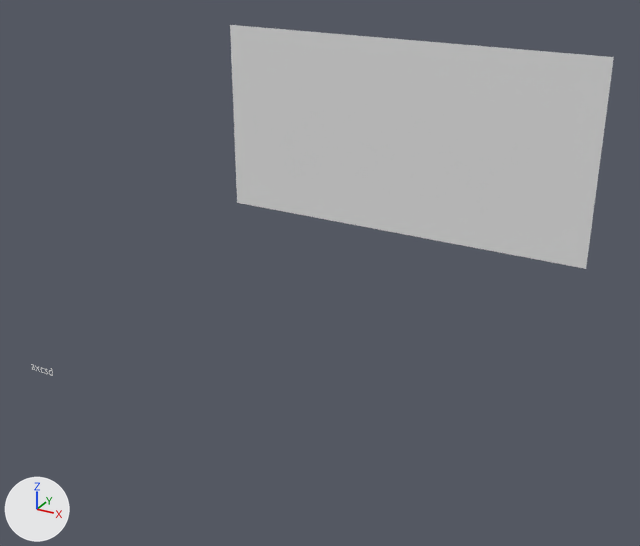
What one commit did to the Blender file AddonPractice4.5.blend.
The view is the same before and after, from a camera (50 mm lens) standing at (4.57, -4.03, 3.09) and looking at (2.25, 0.17, 0.99). Every picture has the same lights, and +X, +Y and +Z are marked at lower left. The same objects are shown in both versions, whatever each file hides.

Objects in the first picture: 'Mouths Control Board Plane'.
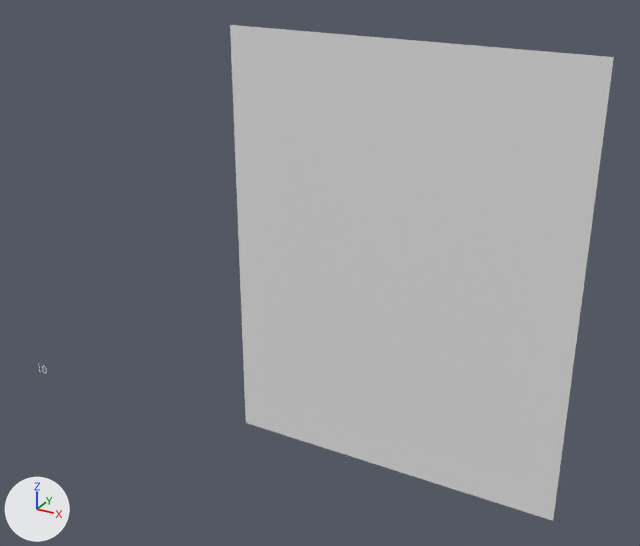
Edits to the bpy script that builds the scene:
```text
Change me_plane_001:
    where me_plane_001.from_pydata(...)  # 4 vertices, 1 face; spans x 0.0..2.0, y -1.0..0.0, z 0.0
    used by ob_mouths_control_board_plane; location = (1.8, 0.0, 2.4); rotation_euler = (1.571, 0.0, 0.0), in degrees (90, 0, 0)
    me_plane_001 part 1
    me_plane_001.vertices[0].co: (0.0, -1.0, 0.0) -> (0.0, -2.5, 0.0)  # pixel (237, 202) -> pixel (245, 423)
    me_plane_001.vertices[1].co: (2.0, -1.0, 0.0) -> (2.0, -2.5, 0.0)  # pixel (586, 268) -> pixel (553, 521)
```

Pixel boxes (x1, y1, x2, y2) of what changed, in the pictures (640 x 546 px):
'Mouths Control Board Plane', reshaped (103% taller): before (230, 25, 614, 269); after (230, 25, 614, 521)
